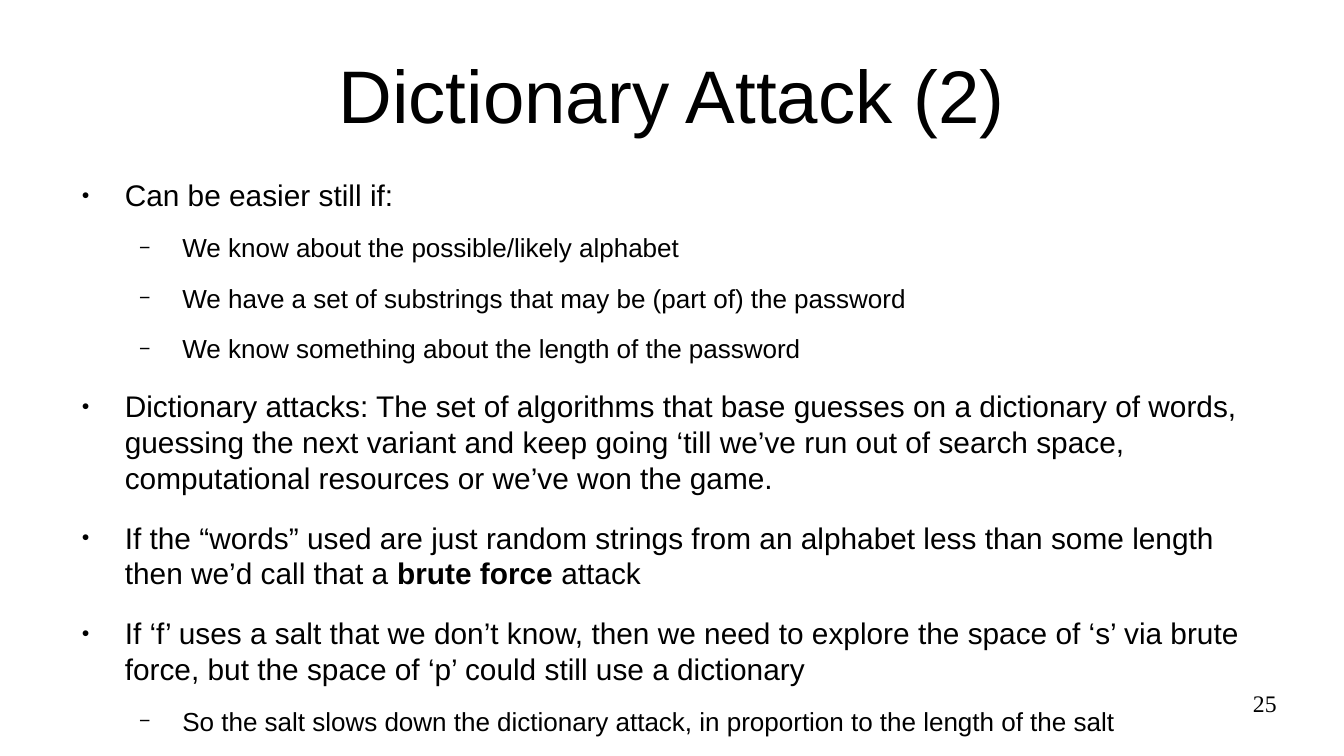
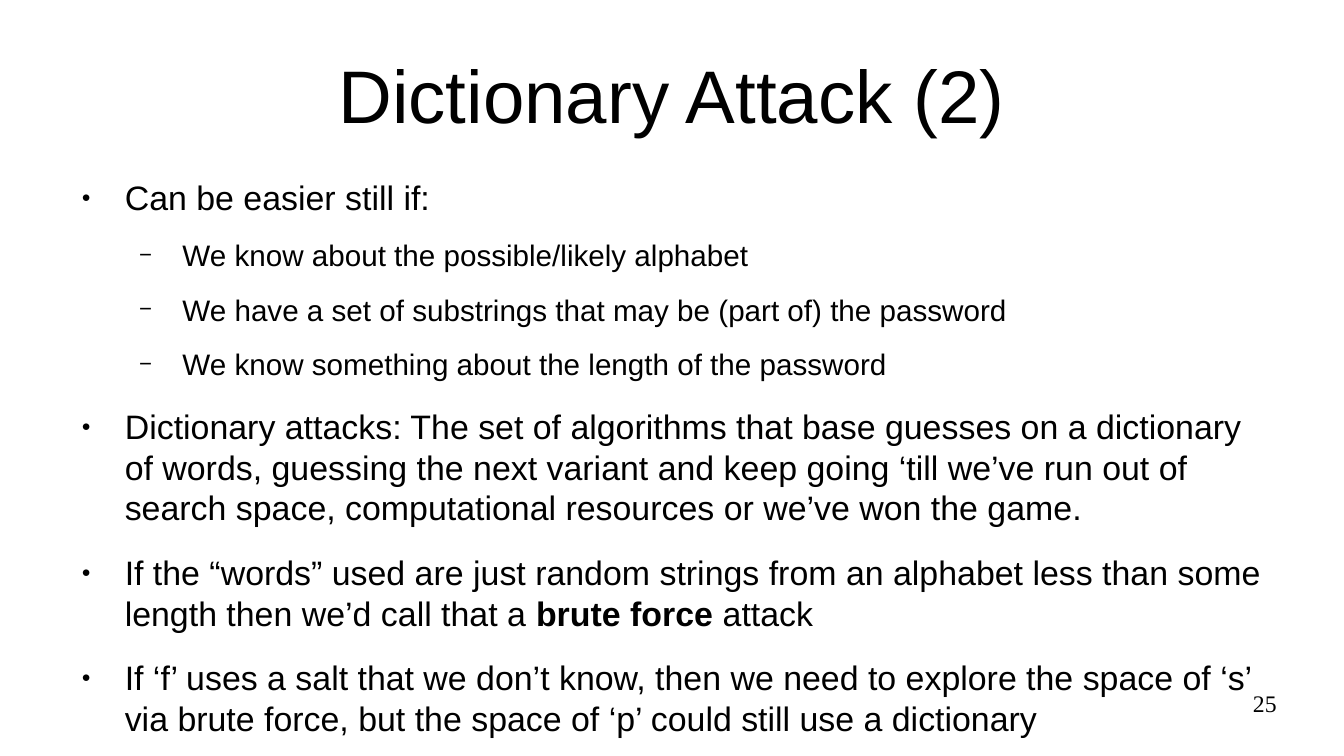
Before and after one commit to sftcd/cs7053, a slide deck: slide 25 of 2024lectures/03-passwords.odp. Drawn at 1344x756 pixels with LibreOffice and Linux fonts; fonts in the diff are those of the drawing. Boxes give left, top, right and bottom in pixels: in the first picture for what was removed or moved away, otherwise in the second. Text is boxed around its words. In the diff, an @@ line names an element or a change of style, - is before the commit and + after.

```diff
--- a/2024lectures/03-passwords.odp
+++ b/2024lectures/03-passwords.odp
@@ text "Can be easier still if:" at (125,185,1261,738): size 17.6 to 20 pt in "Can be easier still if:", "Dictionary attacks: The set of algorithms that ...", "If the “words” used are just random ...", "If ‘f’ uses a salt that we ..."; size 15.4 to 17.5 pt in "We know about the possible/likely alphabet", "We have a set of substrings that ...", "We know something about the length of ...", "So the salt slows down the dictionary ..." @@
```
Also in this commit, not shown: 4 other slides changed, 1 slide added, 5 other files.
